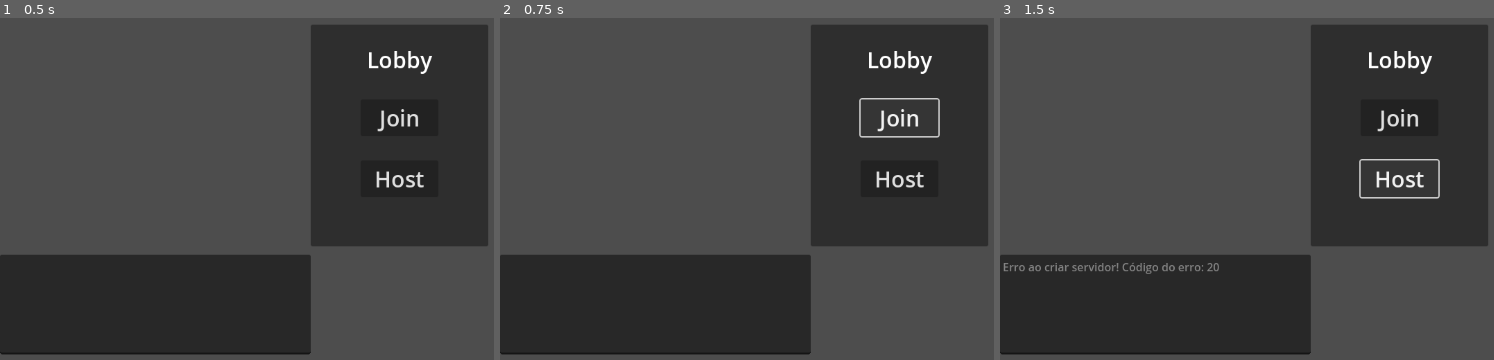
Above: before the commit, frames 1-3 (left to right).
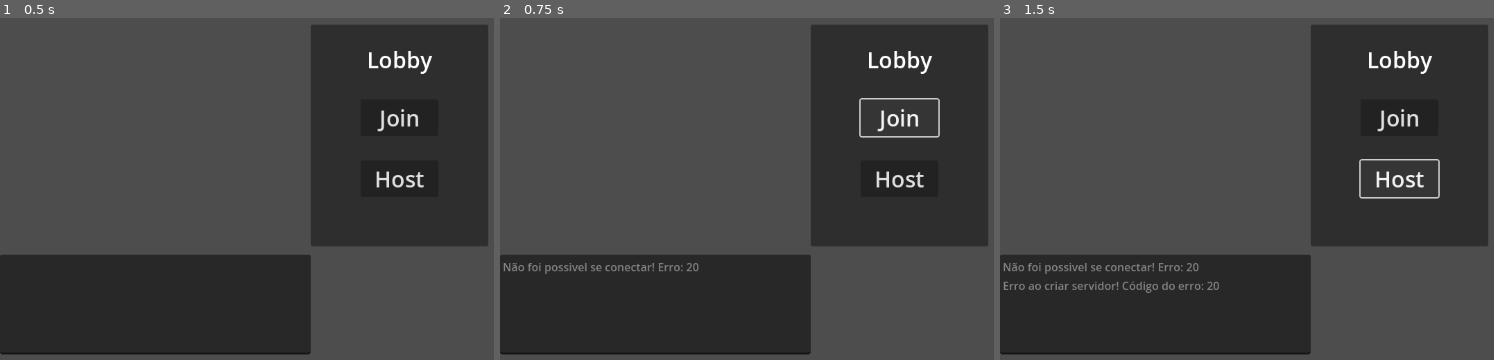
Above: after the commit, the same moments.

Repository: TarikPonciano/prototipo-multiplayer-tarde
Game: Godot game, scene res://game.tscn
The game is run twice, just before and just after one commit, with the same random seed, the same clock (stepped at 60 frames per second) and the same inputs.
Inputs:
- Up to frame 1 (0.5 s): no input
- Up to frame 2 (0.75 s): click "Join" at 0.5 s
- Up to frame 3 (1.5 s): click "Host" at 1.25 s

Frame 1 is identical in both runs. In frame 2, 0.4% of the frame differs, in the area x 0-41%, y 71-75%; in frame 3, 0.9%, in the area x 0-45%, y 71-81%.

Commit message:
Update game.gd

Diff:
--- a/game.gd
+++ b/game.gd
@@ -12,15 +12,20 @@
 #Na função de join, identificar se o jogador conseguiu se conectar. Se não conseguir
 #exibir no log "Falha ao conectar ao servidor"
 func _on_botao_join_pressed() -> void:
-	peer.create_client(ADDRESS, PORT)
-	multiplayer.multiplayer_peer = peer
+	var resultado = peer.create_client(ADDRESS, PORT)
+
+	if resultado == OK:
+		multiplayer.multiplayer_peer = peer
+		log.text += "Conectado ao servidor! \n"
+	else:
+		log.text += "Não foi possivel se conectar! Erro: "+str(resultado)+"\n"
 
 
 func _on_botao_host_pressed() -> void:
 	var resultado = peer.create_server(PORT)
-	multiplayer.multiplayer_peer = peer
 
 	if resultado == OK:
+		multiplayer.multiplayer_peer = peer
 		multiplayer.peer_connected.connect(player_conectado)
 		log.text += "Servidor criado na porta "+str(PORT)+"!\n"
 	else:
@@ -28,12 +33,13 @@
 
 #Na função player_conectado realizar uma chamada rpc, para a função atualizar_log
 func player_conectado(id_jogador):
-	log.text += "Cliente "+str(id_jogador)+"conectado ao servidor!\n"
+	log.text += "Cliente "+str(id_jogador)+" conectado ao servidor!\n"
 	#Chamada rpc aqui
+	rpc("atualizar_log", log.text)
 
 
 
 #Criar a função atualizar_log em que recebe o log.text do servidor e modifica o próprio log
-@rpc("any_peer", "call_local","reliable")
-func atualizar_log(texto):
-	pass
+@rpc("any_peer", "call_local", "reliable")
+func atualizar_log(novo_log):
+	log.text = novo_log
